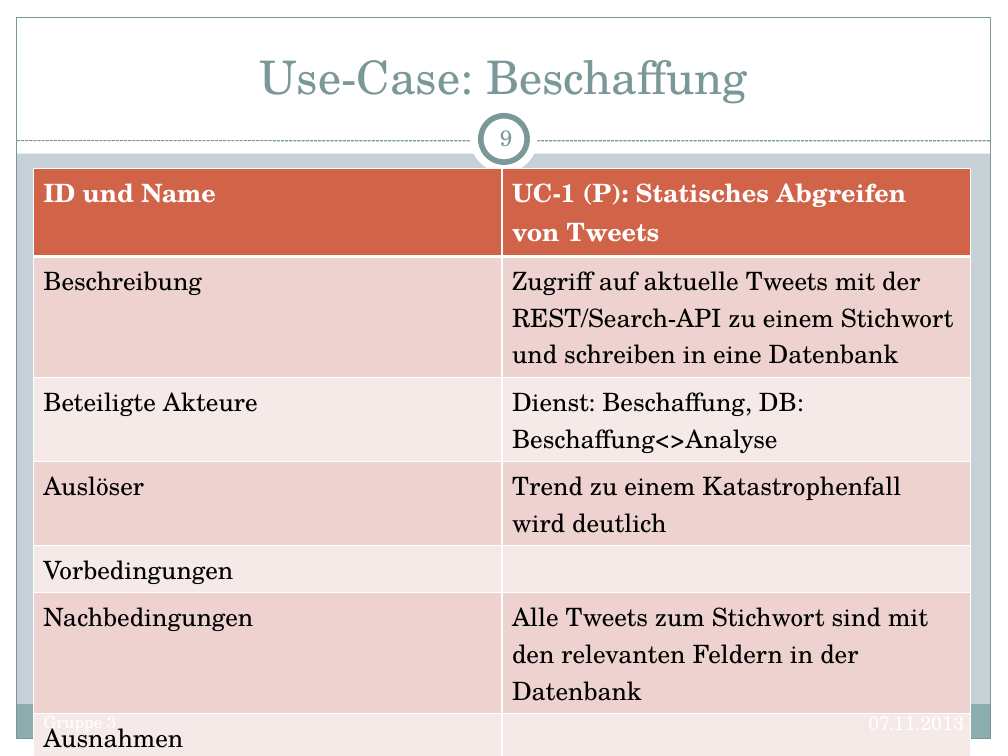
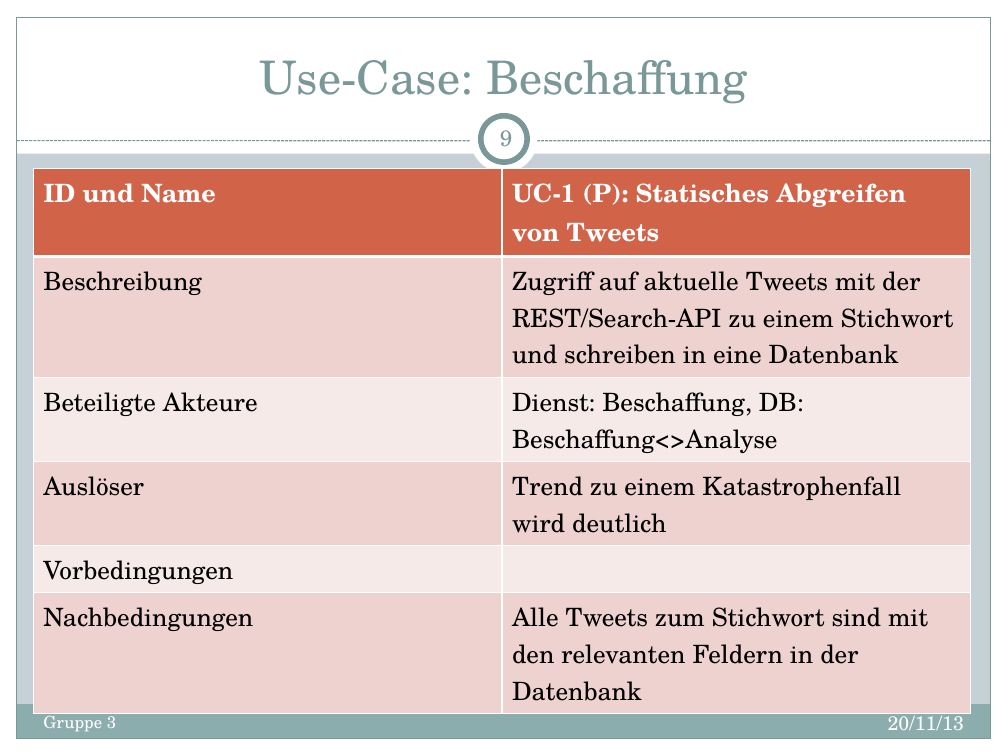
Before and after one commit to d-f/bugfree-octo-ironman, a slide deck: slide 9 of presentations/Termin2.pptx. Drawn at 1008x756 pixels with LibreOffice and Linux fonts; fonts in the diff are those of the drawing. Boxes give left, top, right and bottom in pixels: in the first picture for what was removed or moved away, otherwise in the second. Text is boxed around its words. In the diff, an @@ line names an element or a change of style, - is before the commit and + after.

```diff
--- a/presentations/Termin2.pptx
+++ b/presentations/Termin2.pptx
@@ table at <box>33,168,971,705</box> @@
-row 7: Ausnahmen | 
@@ text at <box>888,710,964,730</box>: text changed @@
-07.11.2013
+20/11/13
```
Also in this commit, not shown: 13 other slides changed.
